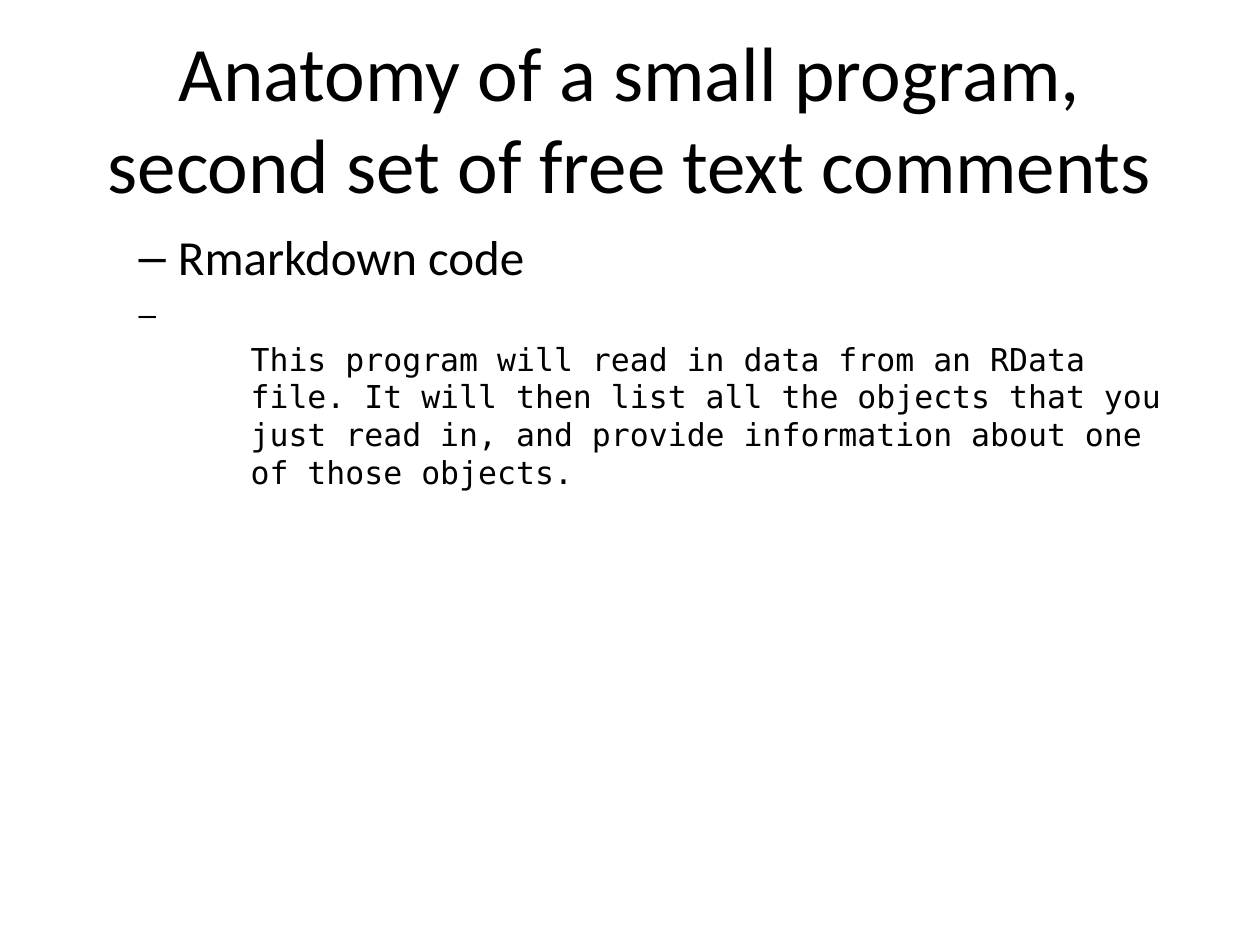
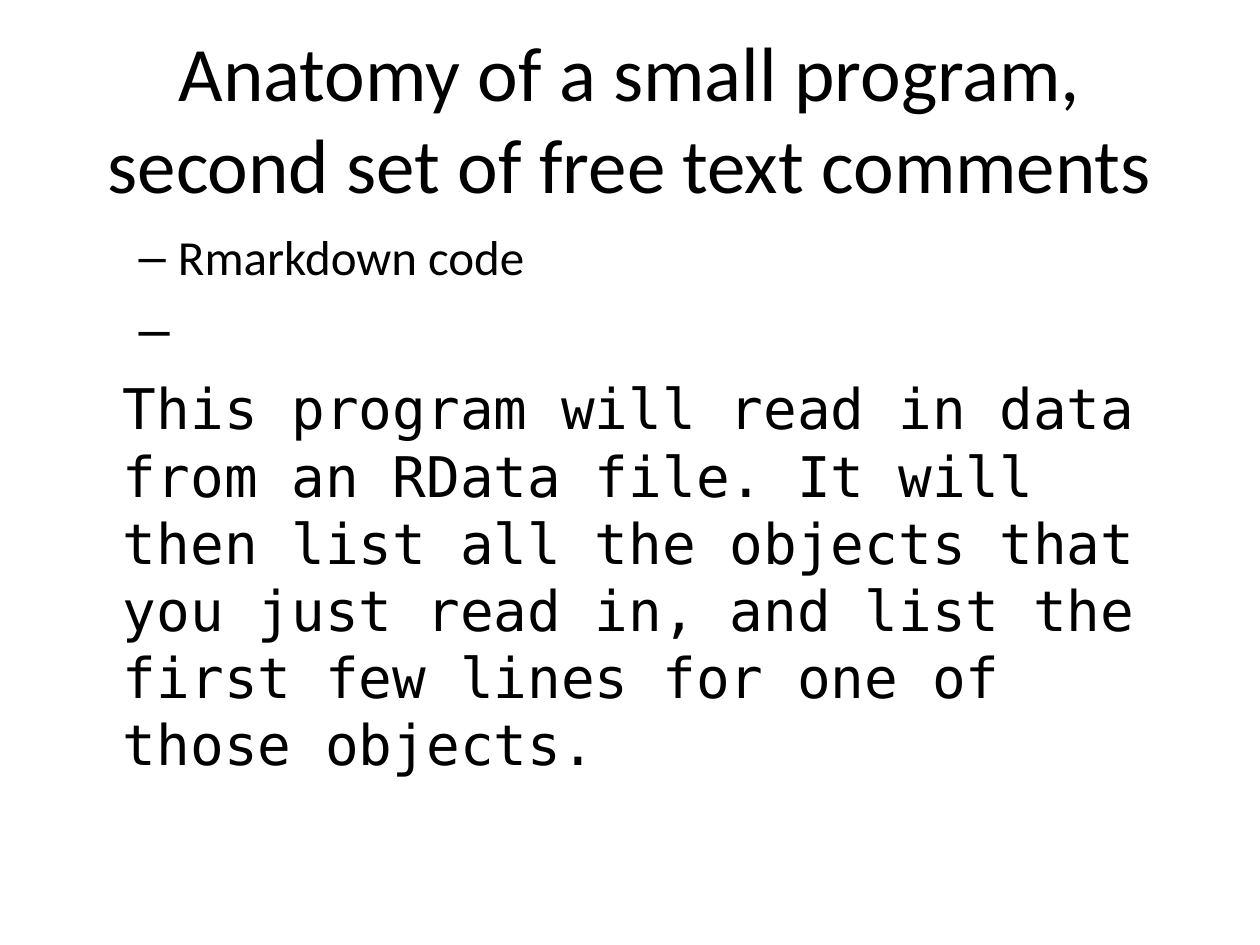
Before and after one commit to pmean/classes, a slide deck: slide 13 of introduction-to-r/src/v01-slides-and-speaker-notes.pptx (slide 12 before the commit). Drawn at 1260x945 pixels with LibreOffice and Linux fonts; fonts in the diff are those of the drawing. Boxes give left, top, right and bottom in pixels: in the first picture for what was removed or moved away, otherwise in the second. Text is boxed around its words. In the diff, an @@ line names an element or a change of style, - is before the commit and + after.

```diff
--- a/introduction-to-r/src/v01-slides-and-speaker-notes.pptx
+++ b/introduction-to-r/src/v01-slides-and-speaker-notes.pptx
@@ text at (123,386,1134,777): text changed; size 18 to 32 pt @@
-This program will read in data from an RData file. It will then list all the objects that you just read in, and provide information about one of those objects.
+This program will read in data from an RData file. It will then list all the objects that you just read in, and list the first few lines for one of those objects.
```
Also in this commit, not shown: 11 other slides changed, 1 slide added, 15 other files.
